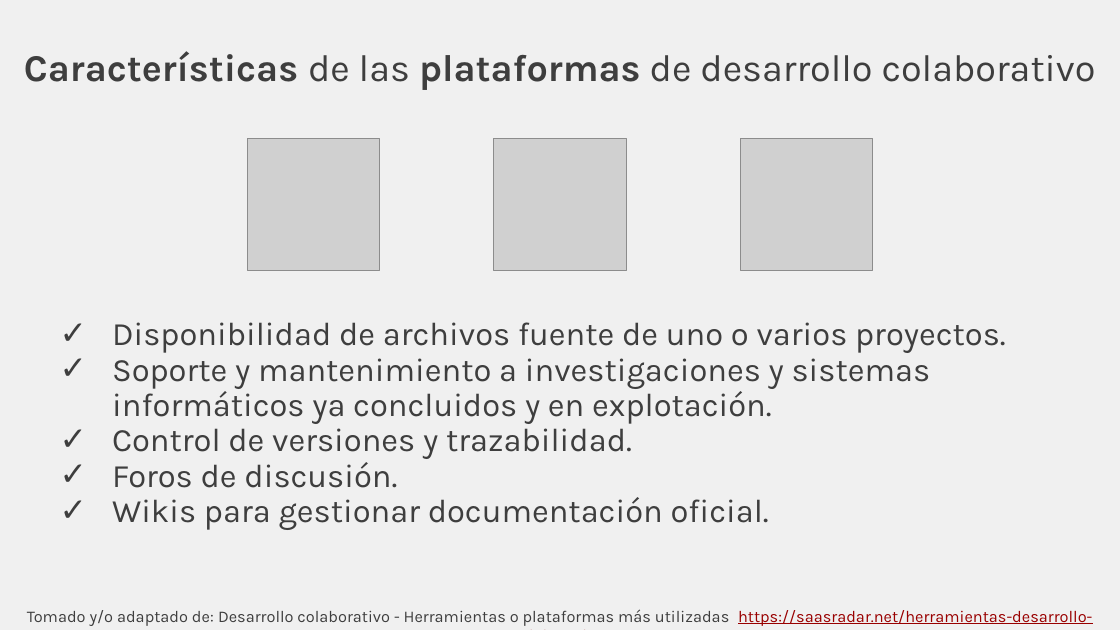
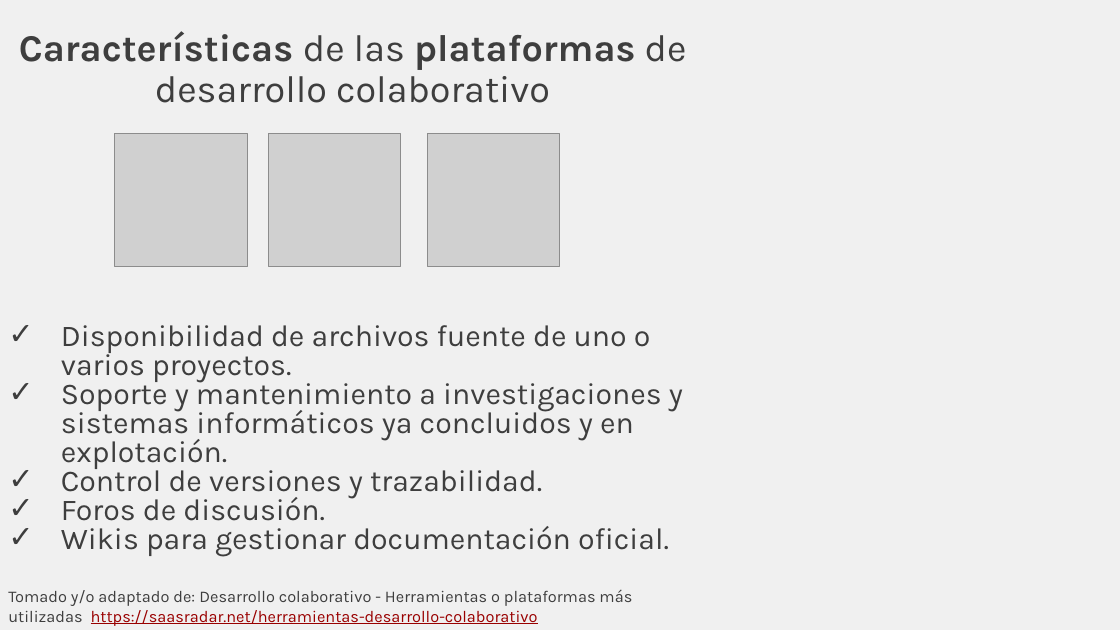
Before and after one commit to rcfdtools/R.TeachingResearchGuide, a slide deck: slide 12 of Section01/Section01.pptx. Drawn at 1120x630 pixels with LibreOffice and Linux fonts; fonts in the diff are those of the drawing; grey boxes stand for pictures. Boxes give left, top, right and bottom in pixels: in the first picture for what was removed or moved away, otherwise in the second. Text is boxed around its words. In the diff, an @@ line names an element or a change of style, - is before the commit and + after.

```diff
--- a/Section01/Section01.pptx
+++ b/Section01/Section01.pptx
@@ title "Características de las plataformas de ..." rewrapped from [24, 51, 1096, 90] to [19, 31, 687, 103] @@
@@ picture: place and size @@
-picture at [247, 138, 379, 270]
+picture at [115, 134, 247, 266]
@@ picture: place and size @@
-picture at [494, 138, 626, 270]
+picture at [268, 134, 400, 266]
@@ picture: place and size @@
-picture at [741, 138, 873, 270]
+picture at [428, 134, 560, 266]
@@ text "Disponibilidad de archivos fuente de ...": place and size @@
-text "Disponibilidad de archivos fuente de ..." at [112, 322, 1006, 530]
+text "Disponibilidad de archivos fuente de ..." at [61, 325, 683, 556]
@@ text "Disponibilidad de archivos fuente de ..." at [61, 325, 683, 556]: size 28 to 25.9 pt; line spacing 0.9 to 0.8 @@
@@ text "Tomado y/o adaptado de: Desarrollo ...": place and size @@
-text "Tomado y/o adaptado de: Desarrollo ..." at [27, 609, 1092, 626]
+text "Tomado y/o adaptado de: Desarrollo ..." at [8, 590, 632, 626]
@@ text "Tomado y/o adaptado de: Desarrollo ..." at [8, 590, 632, 626]: alignment centre to left @@
```
Also in this commit, not shown: 22 other slides changed, 1 slide added, 1 slide removed, 6 other files.
